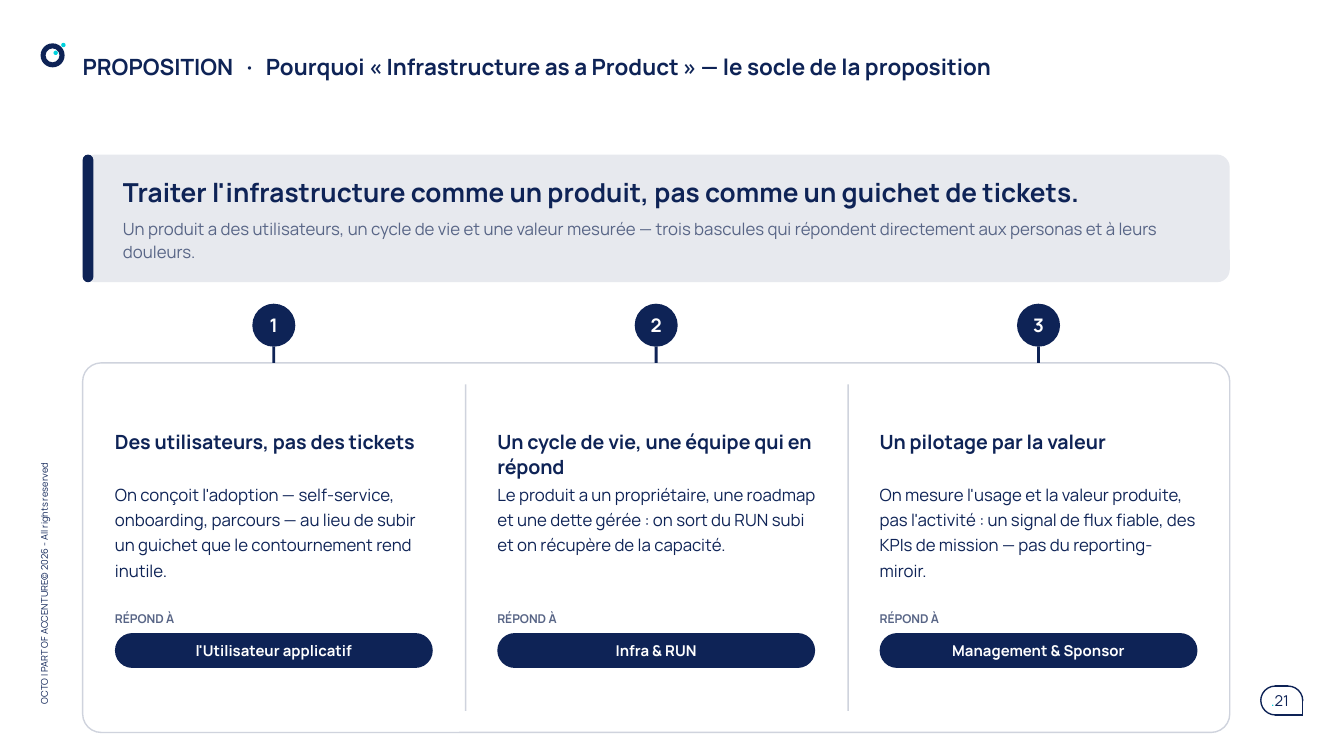
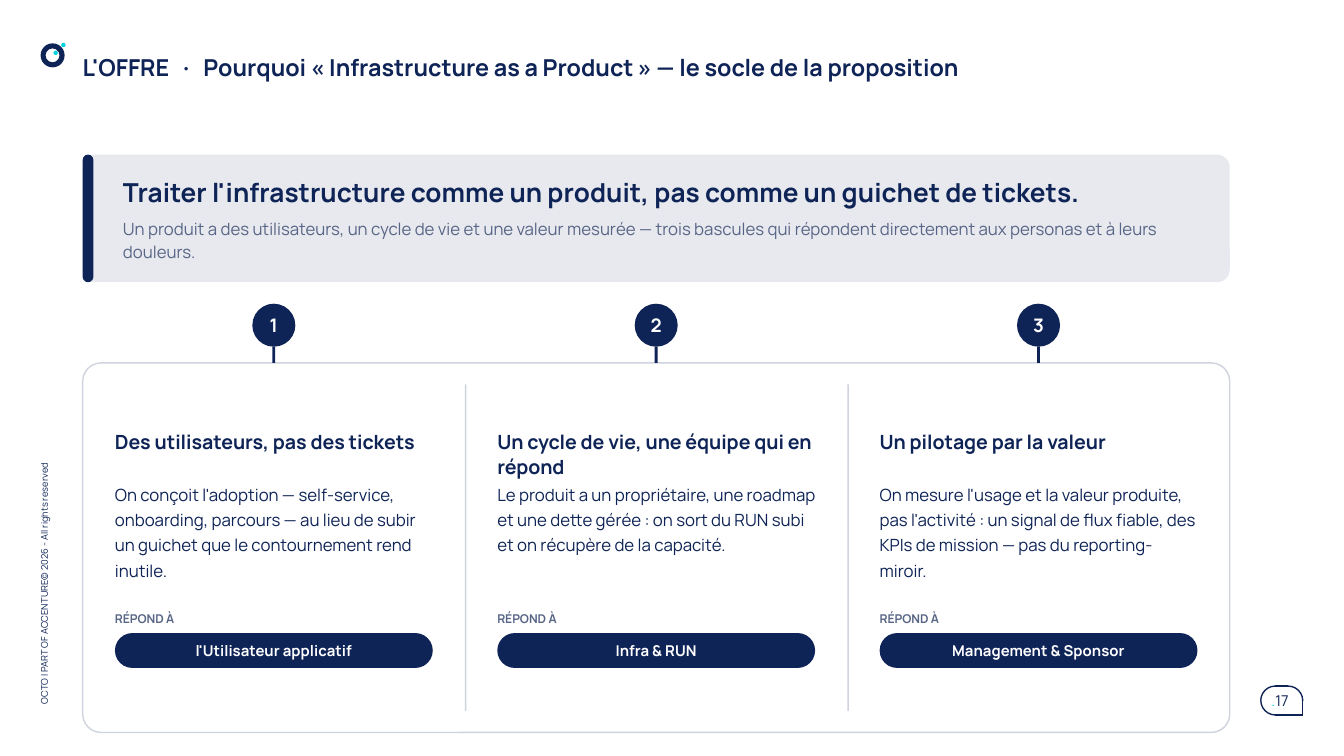
Before and after one commit to claudecamus-dot/Vscode3, a slide deck: slide 17 of docs/cadrage-ppt/bmad-iap-cadrage-synthese.pptx (slide 21 before the commit). Drawn at 1344x756 pixels with LibreOffice and Linux fonts; fonts in the diff are those of the drawing. Boxes give left, top, right and bottom in pixels: in the first picture for what was removed or moved away, otherwise in the second. Text is boxed around its words. In the diff, an @@ line names an element or a change of style, - is before the commit and + after.

```diff
--- a/docs/cadrage-ppt/bmad-iap-cadrage-synthese.pptx
+++ b/docs/cadrage-ppt/bmad-iap-cadrage-synthese.pptx
@@ title at (83,59,959,82): text changed; size 12 to 12.5 pt @@
-PROPOSITION · Pourquoi « Infrastructure as a Product » — le socle de la proposition
+L'OFFRE · Pourquoi « Infrastructure as a Product » — le socle de la proposition
@@ page number at (1271,695,1288,706): text changed @@
-.21
+.17
```
Also in this commit, not shown: 23 other slides changed, 8 slides added, 15 slides removed, 2 other files.
